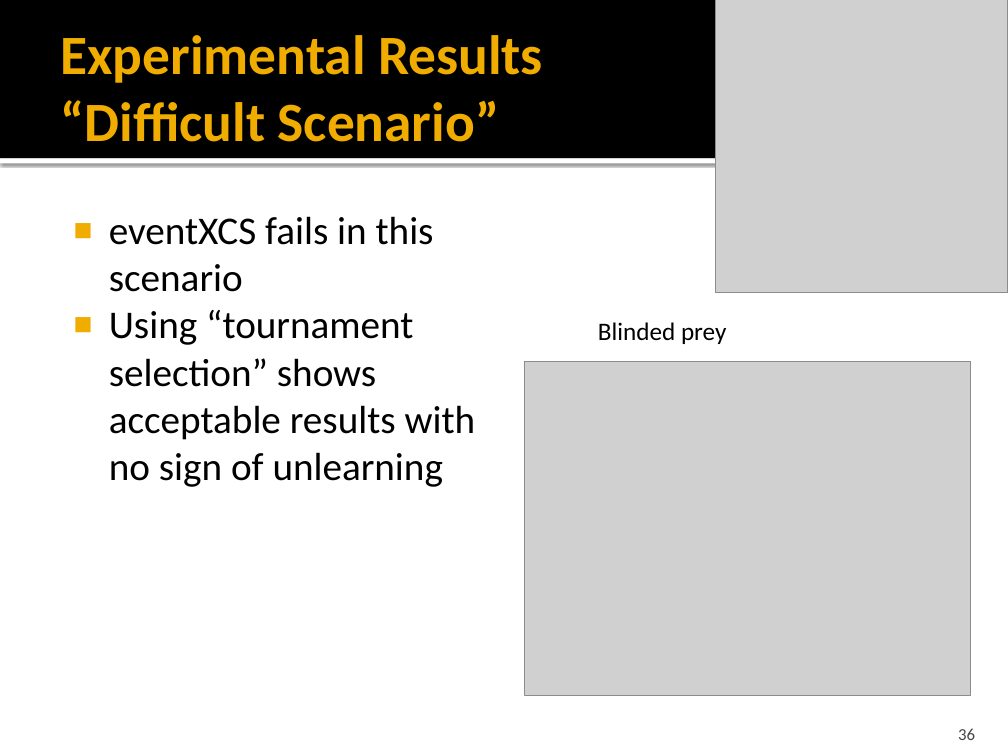
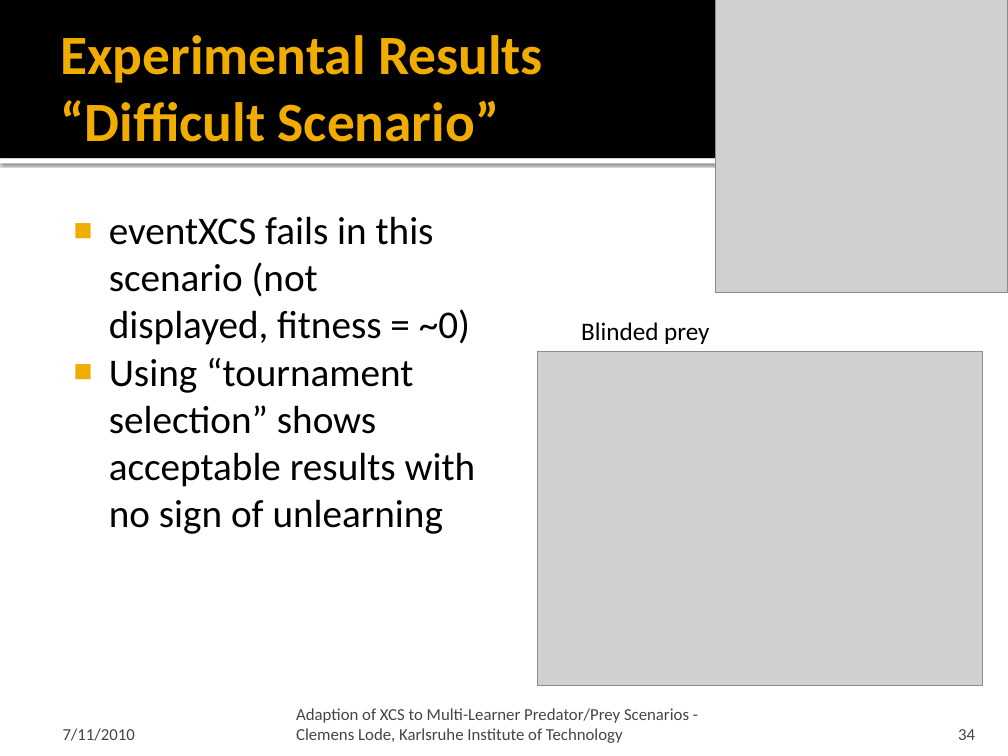
Before and after one commit to ClemensLode/GECCO-XCS-paper, a slide deck: slide 34 of Presentation/Adaption of XCS to Multi-Learner Predator.pptx (slide 36 before the commit). Drawn at 1008x756 pixels with LibreOffice and Linux fonts; fonts in the diff are those of the drawing; grey boxes stand for pictures. Boxes give left, top, right and bottom in pixels: in the first picture for what was removed or moved away, otherwise in the second. Text is boxed around its words. In the diff, an @@ line names an element or a change of style, - is before the commit and + after.

```diff
--- a/Presentation/Adaption of XCS to Multi-Learner Predator.pptx
+++ b/Presentation/Adaption of XCS to Multi-Learner Predator.pptx
@@ text at (109,216,470,345): text changed @@
-■ eventXCS fails in this scenario
+■ eventXCS fails in this scenario (not displayed, fitness = ~0)
@@ text "Blinded prey": place and size @@
-text "Blinded prey" at (598,322,726,344)
+text "Blinded prey" at (581,322,709,344)
@@ picture: place and size @@
-picture at (525,361,971,695)
+picture at (537,352,983,685)
@@ text added at (296,708,689,743), 12 pt, text #454545 @@
+Adaption of XCS to Multi-Learner Predator/Prey Scenarios - Clemens Lode, Karlsruhe Institute of Technology
@@ text added at (63,728,135,741), 12 pt, text #454545 @@
+7/11/2010
@@ page number at (958,729,975,740): text changed @@
-36
+34
```
Also in this commit, not shown: 37 other slides changed, 4 slides added, 4 slides removed, 1 other file.
